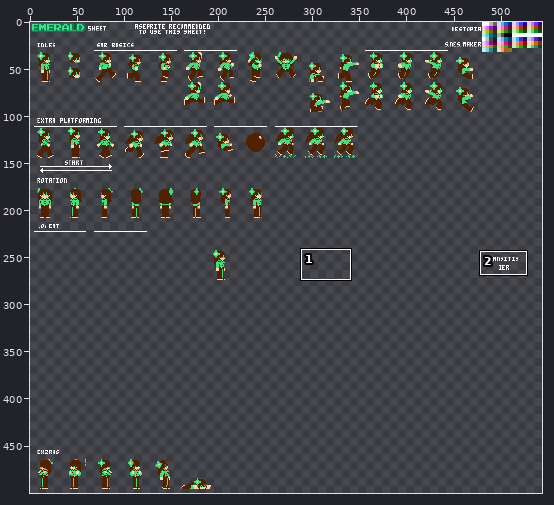
File history of a sprite sheet, Characters/Ruby/The Team/Emerald.png. The picture above shows the old version from afar; the outline marks the close-up.
Close-up. First the earlier version:
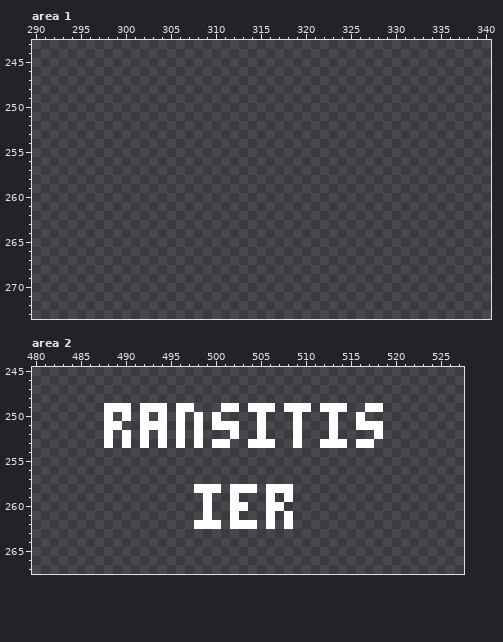
The file is 512x512 pixels. Colours within 5 levels of each other are drawn and written as one. Shown: area 1: x 290..340, y 243..273; area 2: x 480..527, y 245..267. The old version is drawn lined up with the new one. The wide view leaves out empty margins. The commit also changed other parts of the picture, which this record leaves out.
The result:
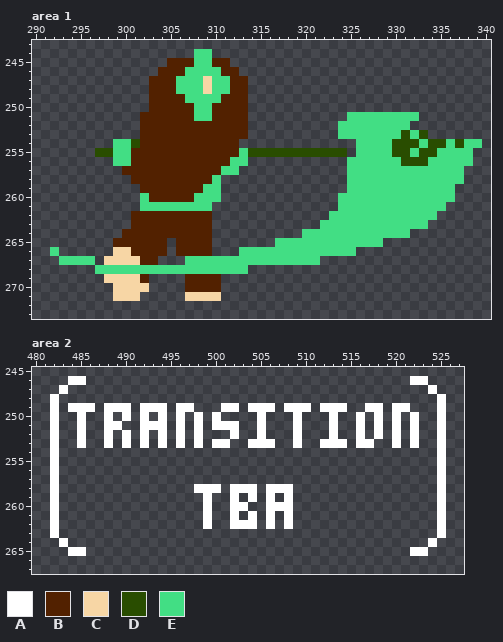
Palette (. is transparent): A #ffffff  B #522100  C #f7d6a5  D #294d00  E #42de84
Edits made:
canvas 512x512 -> 544x512; drawings rearranged on the sheet (the old picture shows each at its new place; 16 dropped ones are not shown)
--- area 1
@@ x 290..340 @@
 243 ...................................................
-244 ...................................................
-245 ...................................................
-246 ...................................................
-247 ...................................................
-248 ...................................................
-249 ...................................................
-250 ...................................................
-251 ...................................................
-252 ...................................................
-253 ...................................................
-254 ...................................................
-255 ...................................................
-256 ...................................................
-257 ...................................................
-258 ...................................................
-259 ...................................................
-260 ...................................................
-261 ...................................................
-262 ...................................................
-263 ...................................................
-264 ...................................................
-265 ...................................................
-266 ...................................................
-267 ...................................................
-268 ...................................................
-269 ...................................................
-270 ...................................................
-271 ...................................................
+244 ..................EE...............................
+245 ...............BBBEEBB.............................
+246 ..............BBBEEEEBB............................
+247 .............BBBEEECEEBB...........................
+248 .............BBBEEECEEBB...........................
+249 .............BBBBEEEEBBB...........................
+250 .............BBBBBEEBBBB...........................
+251 ............BBBBBBEEBBBB...........EEEEEEEE........
+252 ............BBBBBBBBBBBB..........EEEEEEEE.........
+253 ............BBBBBBBBBBBB..........EEEEEEEDED.......
+254 .........EEDBBBBBBBBBBB.............EEEEDDDEDDEDEE.
+255 .......DDEEBBBBBBBBBBBBEDDDDDDDDDDD.EEEEDDEDDEEEE..
+256 .........EEBBBBBBBBBBBEE...........EEEEEEDDDEEEEE..
+257 ..........BBBBBBBBBBBEE............EEEEEEEEEEEEE...
+258 ...........BBBBBBBBBE..............EEEEEEEEEEEEE...
+259 ............BBBBBBBEE..............EEEEEEEEEEEE....
+260 ............EBBBBBEEE.............EEEEEEEEEEEEE....
+261 ............EEEEEEEE..............EEEEEEEEEEEE.....
+262 ...........BBBBBBBBB.............EEEEEEEEEEEE......
+263 ...........BBBBBBBBB............EEEEEEEEEEEE.......
+264 ..........BBBBBBBBBB..........EEEEEEEEEEEE.........
+265 .........BBBBBB.BBBB.......EEEEEEEEEEEE............
+266 ..E......CCBBBB.BBBB...EEEEEEEEEEEEE...............
+267 ...EEEE.CCCCBB...EEEEEEEEEEEEEEE...................
+268 .......EEEEEEEEEEEEEEEEE...........................
+269 ........CCCCB....BBBB..............................
+270 .........CCCC....BBBB..............................
+271 .........CCC.....CCCC..............................
 272 ...................................................
--- area 2
@@ x 480..527 @@
 245 ................................................
-246 ................................................
-247 ................................................
-248 ................................................
-249 ........AAA.AAA.AA...AA.AAA.AAA.AAA..AA.........
-250 ........A.A.A.A.A.A.A....A...A...A..A...........
-251 ........AA..AAA.A.A.AAA..A...A...A..AAA.........
-252 ........A.A.A.A.A.A...A..A...A...A....A.........
-253 ........A.A.A.A.A.A.AA..AAA..A..AAA.AA..........
-254 ................................................
-255 ................................................
-256 ................................................
-257 ................................................
-258 ..................AAA.AAA.AAA...................
-259 ...................A..A...A.A...................
-260 ...................A..AA..AA....................
-261 ...................A..A...A.A...................
-262 ..................AAA.AAA.A.A...................
-263 ................................................
-264 ................................................
-265 ................................................
+246 ....AA....................................AA....
+247 ...A........................................A...
+248 ..A..........................................A..
+249 ..A.AAA.AAA.AAA.AA...AA.AAA.AAA.AAA..AA.AA...A..
+250 ..A..A..A.A.A.A.A.A.A....A...A...A..A.A.A.A..A..
+251 ..A..A..AA..AAA.A.A.AAA..A...A...A..A.A.A.A..A..
+252 ..A..A..A.A.A.A.A.A...A..A...A...A..A.A.A.A..A..
+253 ..A..A..A.A.A.A.A.A.AA..AAA..A..AAA.AA..A.A..A..
+254 ..A..........................................A..
+255 ..A..........................................A..
+256 ..A..........................................A..
+257 ..A..........................................A..
+258 ..A...............AAA.AAA.AAA................A..
+259 ..A................A..A.A.A.A................A..
+260 ..A................A..AA..AAA................A..
+261 ..A................A..A.A.A.A................A..
+262 ..A................A..AAA.A.A................A..
+263 ..A..........................................A..
+264 ...A........................................A...
+265 ....AA....................................AA....
 266 ................................................
